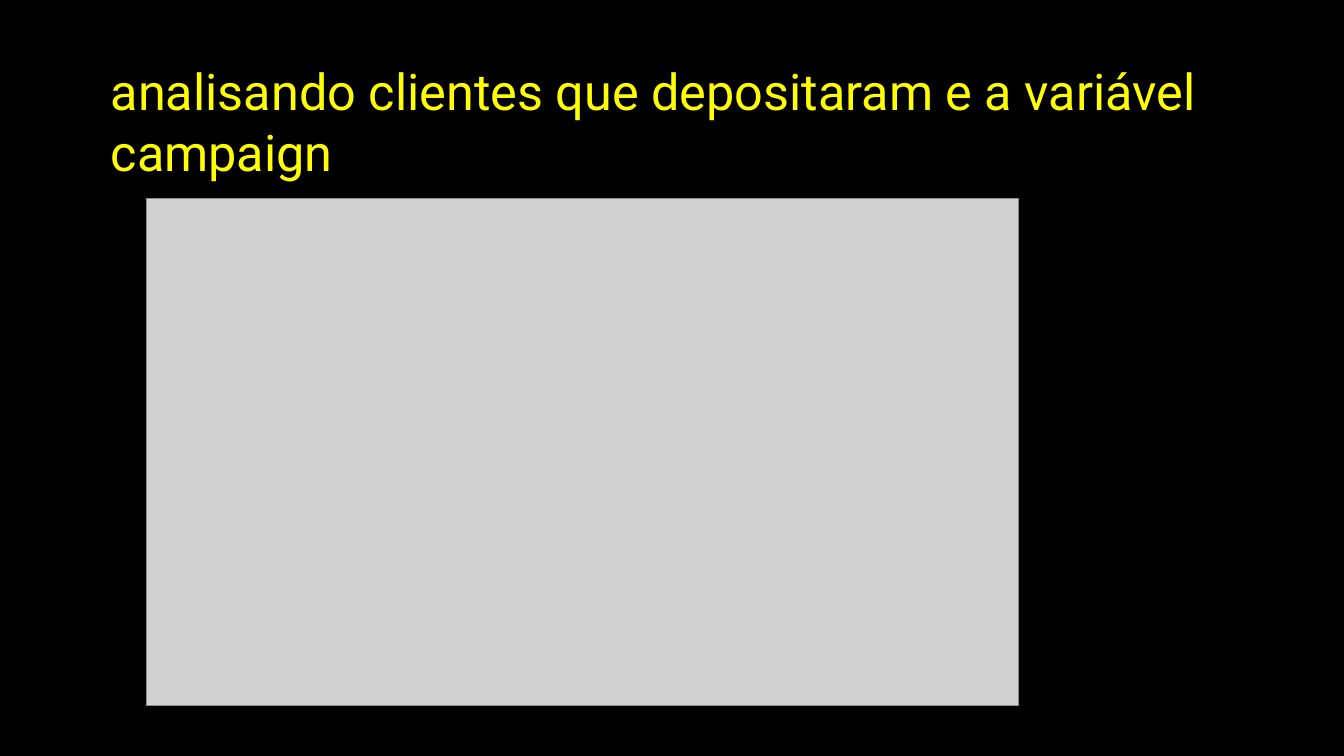
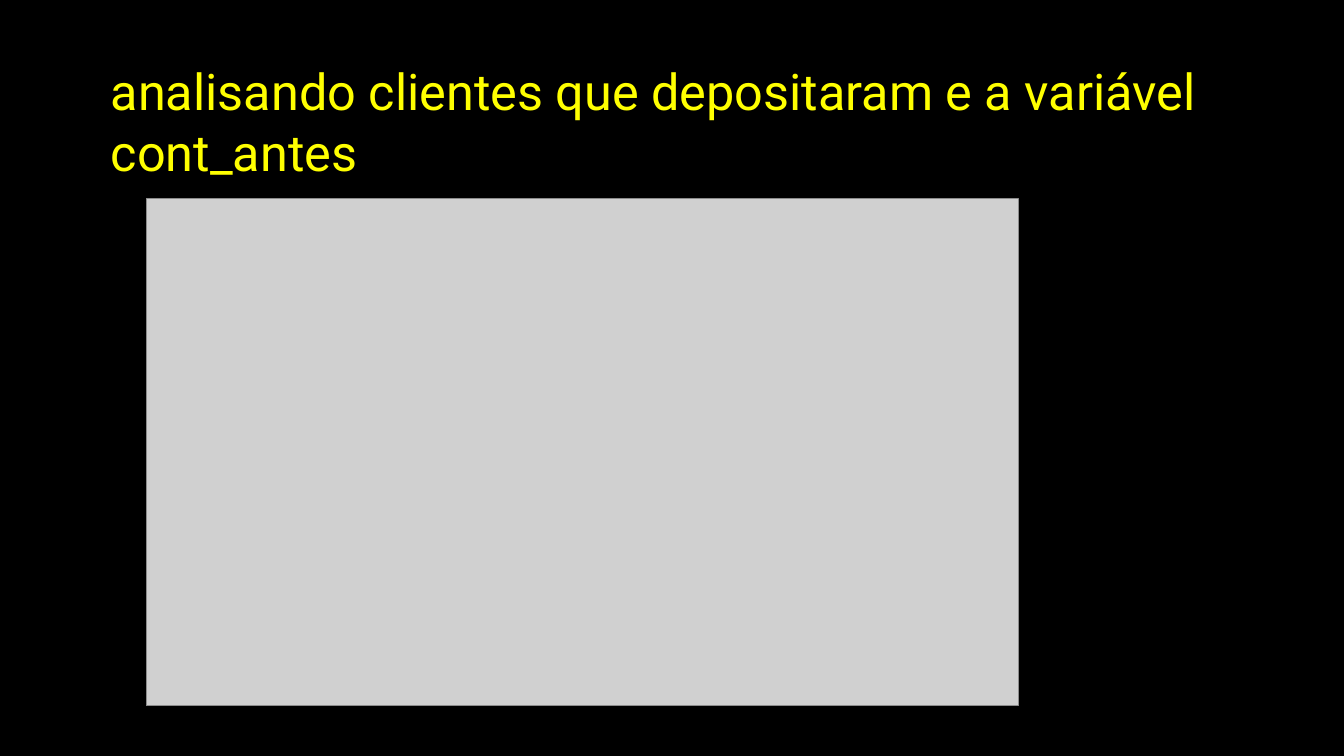
Before and after one commit to MaclaineSabino/bank_marketing, a slide deck: slide 14 of Bank Marketing.pptx. Drawn at 1344x756 pixels with LibreOffice and Linux fonts; fonts in the diff are those of the drawing; grey boxes stand for pictures; background and template pictures are left out. Boxes give left, top, right and bottom in pixels: in the first picture for what was removed or moved away, otherwise in the second. Text is boxed around its words. In the diff, an @@ line names an element or a change of style, - is before the commit and + after.

```diff
--- a/Bank Marketing.pptx
+++ b/Bank Marketing.pptx
@@ title at box(111, 72, 1196, 175): text changed @@
-analisando clientes que depositaram e a variável campaign
+analisando clientes que depositaram e a variável cont_antes
```
Also in this commit, not shown: 3 other slides changed, 2 other files.
